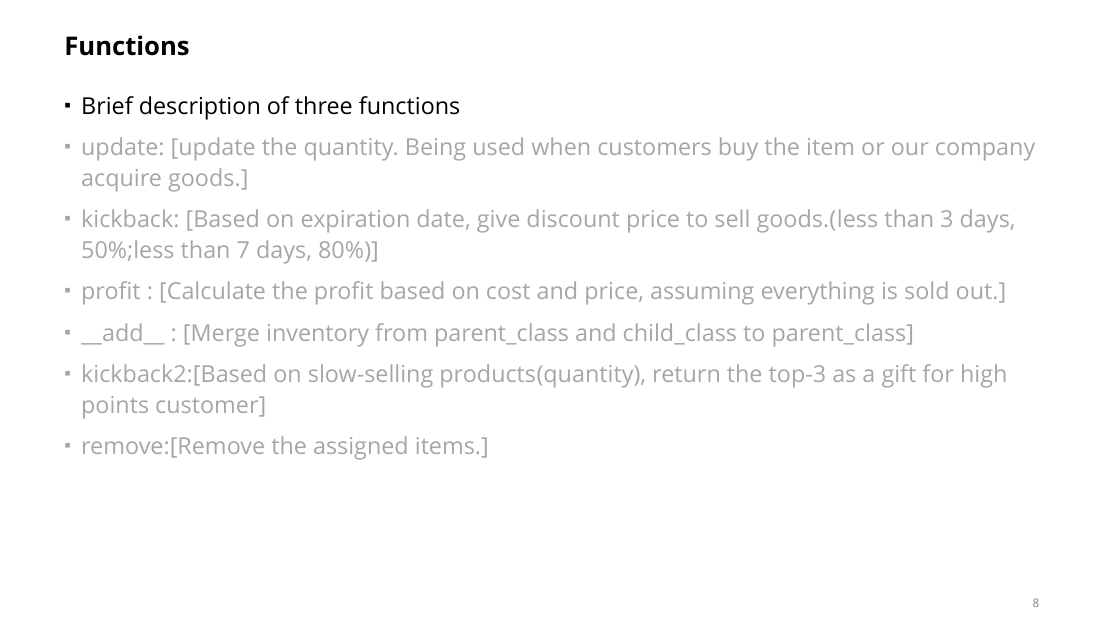
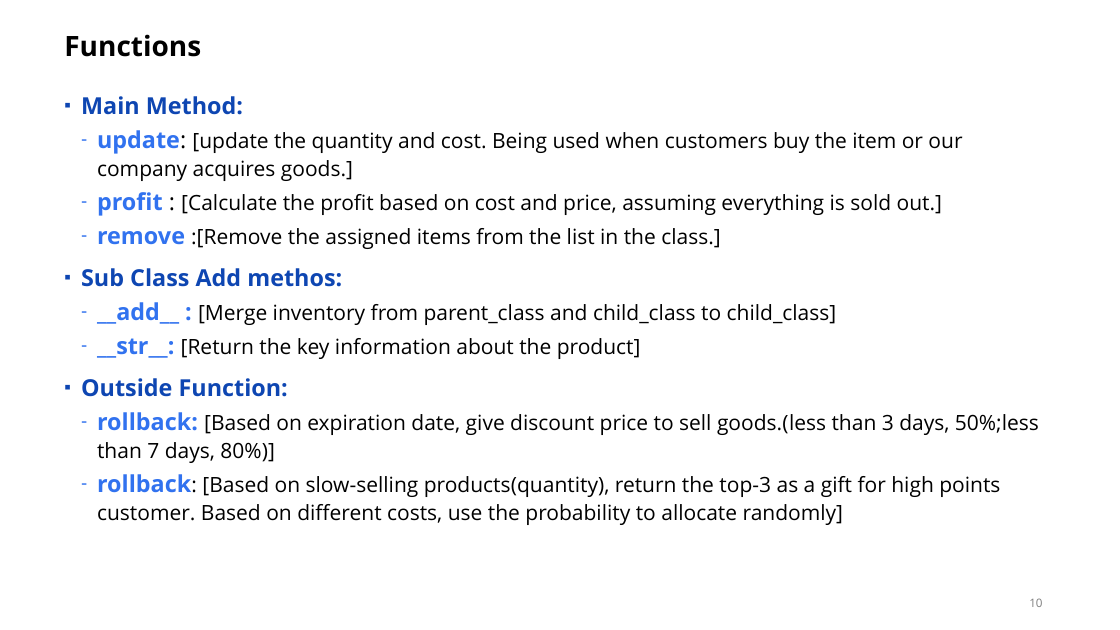
Before and after one commit to ubco-mds-2023-labs/project-step-1-Eden33333, a slide deck: slide 10 of Presentation_Group3.pptx (slide 8 before the commit). Drawn at 1120x630 pixels with LibreOffice and Linux fonts; fonts in the diff are those of the drawing. Boxes give left, top, right and bottom in pixels: in the first picture for what was removed or moved away, otherwise in the second. Text is boxed around its words. In the diff, an @@ line names an element or a change of style, - is before the commit and + after.

Commit message:
correct about ppt_subp2

```diff
--- a/Presentation_Group3.pptx
+++ b/Presentation_Group3.pptx
@@ title "Functions" at [64, 34, 201, 57]: size 22 to 24 pt @@
@@ text at [81, 96, 962, 181]: text changed; size 20 to 18 pt; text colour #A6A6A6 to #000000 @@
-▪ Brief description of three functions
-▪ update: [update the quantity. Being used when customers buy the item or our company acquire goods.]
-▪ kickback: [Based on expiration date, give discount price to sell goods.(less than 3 days, 50%;less than 7 days, 80%)]
+▪ Main Method:
+  – update: [update the quantity and cost. Being used when customers buy the item or our company acquires goods.]
@@ text at [97, 192, 942, 216]: size 20 to 18 pt in "[Calculate the profit based on cost and ..."; text colour #A6A6A6 to #3172EF, bold on in "profit"; text colour #A6A6A6 to #000000 in ": [Calculate the profit based on cost ..."; bullet ▪ to -; list level 1 to 2 in "profit : [Calculate the profit ..." @@
@@ text at [81, 228, 1039, 525]: text changed; size 20 to 18 pt; text colour #A6A6A6 to #000000 @@
-▪ __add__ : [Merge inventory from parent_class and child_class to parent_class]
-▪ kickback2:[Based on slow-selling products(quantity), return the top-3 as a gift for high points customer]
-▪ remove:[Remove the assigned items.]
+  – remove :[Remove the assigned items from the list in the class.]
+▪ Sub Class Add methos:
+  – __add__ : [Merge inventory from parent_class and child_class to child_class]
+  – __str__: [Return the key information about the product]
+▪ Outside Function:
+  – rollback: [Based on expiration date, give discount price to sell goods.(less than 3 days, 50%;less than 7 days, 80%)]
+  – rollback: [Based on slow-selling products(quantity), return the top-3 as a gift for high points customer. Based on different costs, use the probability to allocate randomly]
@@ page number at [1029, 598, 1042, 607]: text changed @@
-8
+10
```
Also in this commit, not shown: 2 other slides changed, 1 slide added, 1 slide removed.
